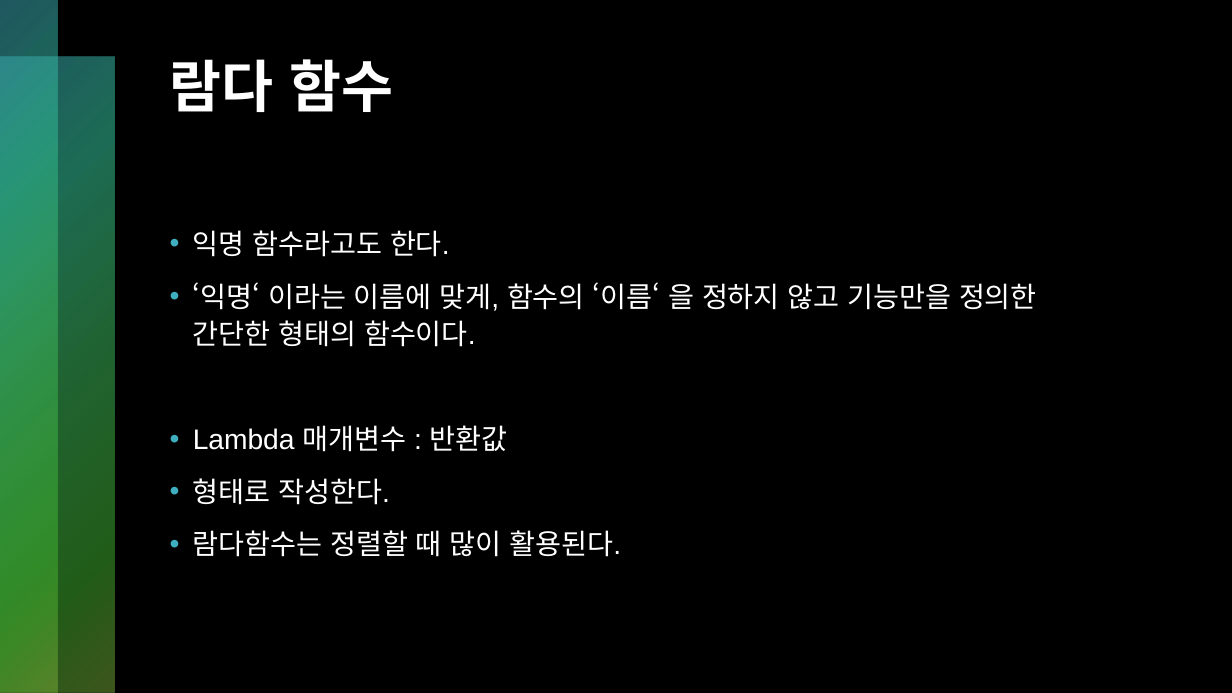
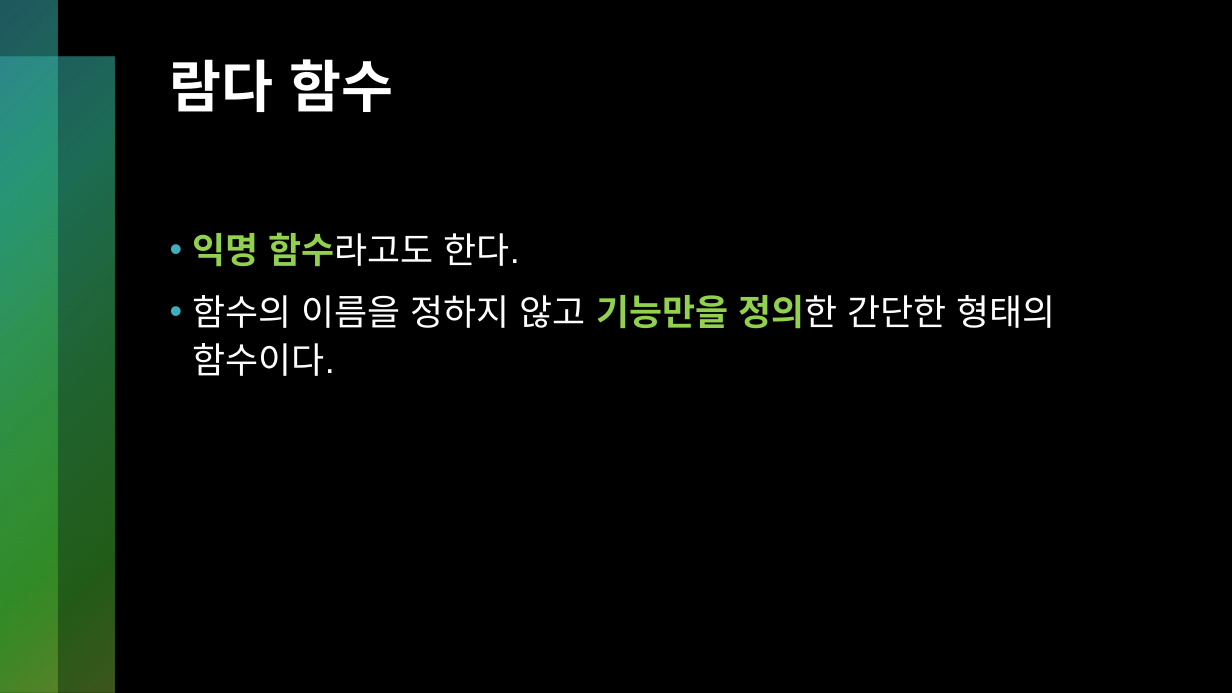
Before and after one commit to kckc0608/hiarc-2024-1-basic-study, a slide deck: slide 10 of [2024-1 기초 스터디] 7. 함수, 재귀함수.pptx (slide 11 before the commit). Drawn at 1232x693 pixels with LibreOffice and Linux fonts; fonts in the diff are those of the drawing. Boxes give left, top, right and bottom in pixels: in the first picture for what was removed or moved away, otherwise in the second. Text is boxed around its words. In the diff, an @@ line names an element or a change of style, - is before the commit and + after.

```diff
--- a/[2024-1 기초 스터디] 7. 함수, 재귀함수.pptx
+++ b/[2024-1 기초 스터디] 7. 함수, 재귀함수.pptx
@@ text at (193,232,520,267): size 22 to 28 pt in "익명 함수라고도 한다."; text colour #FFFFFF to #92D050, bold on in "익명 함수라고도" @@
@@ text at (193,295,1055,376): text changed; size 22 to 28 pt @@
-• ‘익명‘ 이라는 이름에 맞게, 함수의 ‘이름‘ 을 정하지 않고 기능만을 정의한 간단한 형태의 함수이다.
-• Lambda 매개변수 : 반환값
-• 형태로 작성한다.
-• 람다함수는 정렬할 때 많이 활용된다.
+• 함수의 이름을 정하지 않고 기능만을 정의한 간단한 형태의 함수이다.
```
Also in this commit, not shown: 16 other slides changed, 43 slides added, 4 slides removed, 12 other files.
